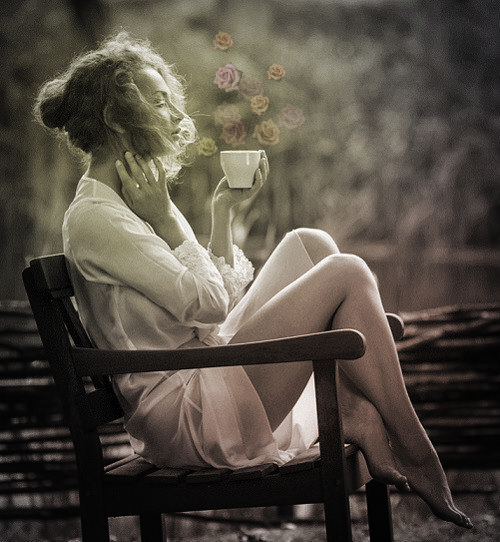
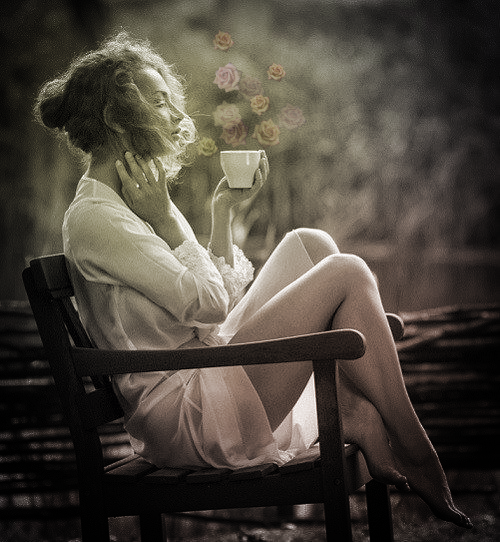
Comparing the layer stacks of the two 500 × 542 images. Changes:
"Layer 1 copy" (2nd of 4, in "Group 2" › "Group 1 copy 2"): opacity 47% → 63% over [212, 99, 243, 131]
